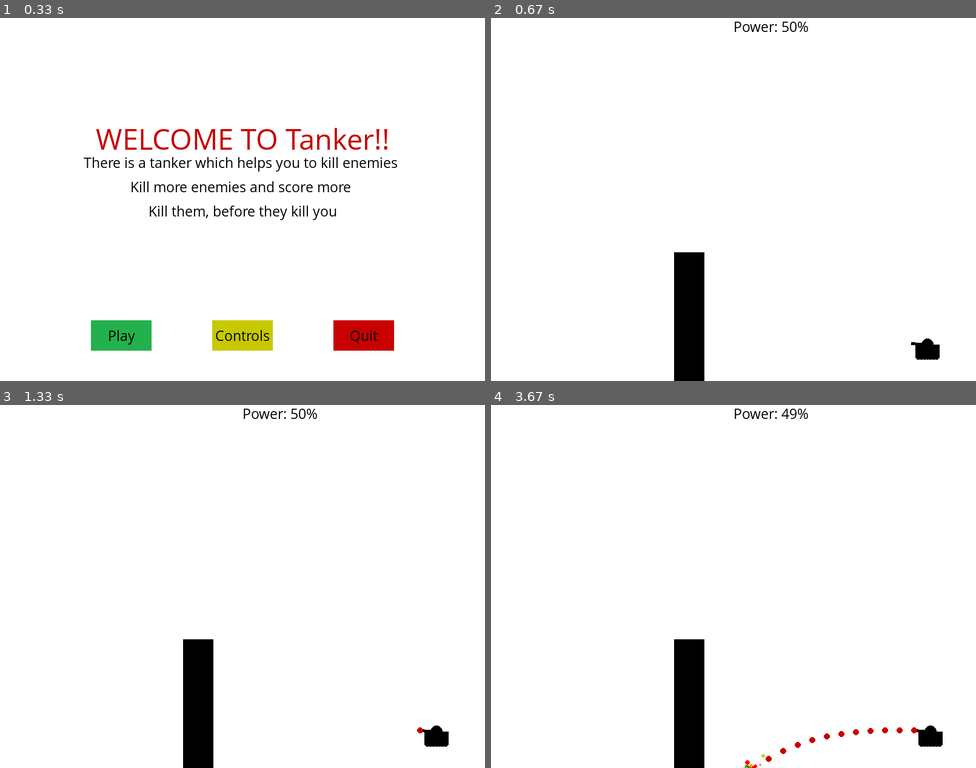
Above: before the commit, frames 1-4 (two rows, left to right).
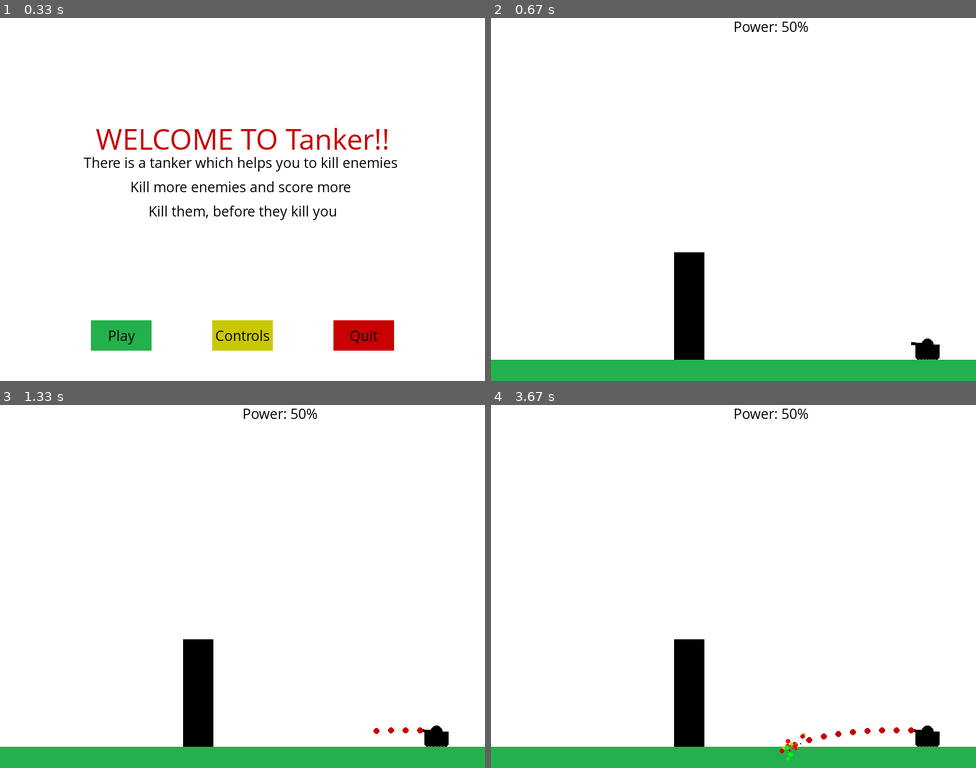
Above: after the commit, the same moments.

Repository: 009shanshukla/Tanker-Py_Game
Game: pygame game, started from init.py
The game is run twice, just before and just after one commit, with the same random seed, the same clock (stepped at 60 frames per second) and the same inputs.
Inputs:
- Up to frame 1 (0.33 s): no input
- Up to frame 2 (0.67 s): click "Play" at 0.42 s
- Up to frame 3 (1.33 s): tap Space at 0.67, 1.07 s; hold Right from 1 s (still down); hold D from 1 s (still down)
- Up to frame 4 (3.67 s): tap Space at 1.37, 1.9, 2.2, 3.3, 3.6 s; release Right at 1.47 s; release D at 1.47 s; hold Right 1.83-2.3 s; hold D 1.83-2.3 s; hold Left 3.23-3.63 s; hold A 3.23-3.63 s

Frame 1 is identical in both runs. In frame 2, 5.9% of the frame differs, in the area x 0-100%, y 94-100%; in frame 3, 5.9%; in frame 4, 6.2%, in the area x 0-100%, y 1-100%.

Commit message:
comments and everything is up except enemy

Diff:
--- a/init.py
+++ b/init.py
@@ -20,6 +20,7 @@
 ###Display Parameter
 DisplayWidth = 800
 DisplayHeight = 600
+GroundHeight = 35
 
 ### Tank Parameter
 TankWidth = 40
@@ -52,9 +53,10 @@
 
 ###defining barrier
 def barrier(BarrierX, BarrierHeight, BarrierWidth):
-
     pygame.draw.rect(GameDisplay, black, [BarrierX, DisplayHeight-BarrierHeight, BarrierWidth, BarrierHeight])
 
+
+###defing explosion when hit something
 def explosion(x, y, size = 50):
     explode = True
 
@@ -63,14 +65,20 @@
             if event.type == pygame.QUIT:
                 pygame.quit()
                 quit()
+
         StartPoint = x, y
         ColorChoices = [yellow, green, light_green, red, light_red]
         magnitude = 1
+
+        ### Blit 50 times on different types within a range randomly
         while magnitude < size:
+
             ExplodingBlitX = x + random.randrange(-1*magnitude, magnitude)
             ExplodingBlitY = y + random.randrange(-1*magnitude, magnitude)
+
             pygame.draw.circle(GameDisplay, ColorChoices[random.randrange(0,5)], (ExplodingBlitX, ExplodingBlitY),random.randrange(1,5))
             magnitude += 1
+
             pygame.display.update()
             clock.tick(100)
 
@@ -80,6 +88,8 @@
 
 ### drawing tank
 def tank(x, y, TurrepPos):
+
+    ### 1st co-ordinate of turrep point (2nd will be (x, y)(tank upper circle)) and for rotation there will be 9 co-ordinates are available
     TurrepList = [
         (x-27, y-2),
         (x-26, y-5),
@@ -91,10 +101,13 @@
         (x - 13, y - 19),
         (x - 11, y - 21)
     ]
+    ### draw upper circle of tank
     pygame.draw.circle(GameDisplay, black, (x, y), int(TankHeight/2))
+    ### draw rectangle of tank
     pygame.draw.rect(GameDisplay, black, (x-TankHeight, y, TankWidth, TankHeight))
+    ### draw turrep of tank
     pygame.draw.line(GameDisplay, black, (x, y), TurrepList[TurrepPos], TurretWidth)
-
+    ### draw 8 wheels of tank
     pygame.draw.circle(GameDisplay, black, (x-15, y+20), WheelWidth)
     pygame.draw.circle(GameDisplay, black, (x-10, y+20), WheelWidth)
     pygame.draw.circle(GameDisplay, black, (x-5, y+20), WheelWidth)
@@ -106,44 +119,52 @@
 
     return TurrepList[TurrepPos]
 
+
+
 ###firing
 def fireshell(xy, TankX, TankY, CurrentPos, GunPower, BarrierX, BarrierHeight, BarrierWidth):
     fire = True
     StartingShell = list(xy)
 
+    ### keep firing until not hit something
     while fire:
         for event in pygame.event.get():
             if event.type == pygame.QUIT:
                 pygame.quit()
                 quit()
 
+        ###drawing fire
         pygame.draw.circle(GameDisplay, red, (StartingShell[0], StartingShell[1]), 5)
 
         ### equation to find y and x moving co-ordinate of firing
         StartingShell[0] -= (12 - CurrentPos)*2
         StartingShell[1] += int((((StartingShell[0]-xy[0])*0.015/(GunPower/50))**2) -(CurrentPos + CurrentPos/(12-CurrentPos)))
 
-
-        if StartingShell[1] > DisplayHeight:
-            HitX = int((StartingShell[0]*DisplayHeight)/StartingShell[1])
-            HitY = int(DisplayHeight)
+        ### if fire hit the ground
+        if StartingShell[1] > DisplayHeight-GroundHeight:
+            HitX = int((StartingShell[0]*DisplayHeight-GroundHeight)/StartingShell[1])
+            HitY = int(DisplayHeight-GroundHeight)
             explosion(HitX, HitY)
             fire = False
 
+        ### this condition will check if fire crosses the right of barrier
         CheckX1 = StartingShell[0] <= BarrierX + BarrierWidth
+        ### this condition will check if fire is behind left of barrier          -> wall fire wall (if checkx1 and checkx2 true)
         CheckX2 = StartingShell[0] >= BarrierX
+        ### this condition will check if fire crosses the ground
         CheckY1 = StartingShell[1] >= DisplayHeight - BarrierHeight
+        ### this condition will check if fire is above of y-display
         CheckY2 = StartingShell[1] <= DisplayHeight
 
+        ### if hit the barrier
         if CheckX1 and CheckX2 and CheckY1 and CheckY2:
             explosion(StartingShell[0], StartingShell[1])
             fire = False
 
-
         pygame.display.update()
         clock.tick(100)
 
-###power score
+###draw power score above middle of the screen
 def power(level):
     text = SmallFont.render("Power: "+str(level)+"%", True, black)
     GameDisplay.blit(text, [DisplayWidth/2, 0])
@@ -154,13 +175,18 @@
     ### Game variables
     GameExit = False
     GameOver = False
-    TankX = int(DisplayWidth*0.9)
+
+    TankX = int(DisplayWidth*0.9)            #(90%right, 90% down the screen)
     TankY = int(DisplayHeight*0.9)
+
     TankMove = 0
+
     TurrepPos = 0
     CurrentTurrep = 0
+
     FirePower = 50
     ChangePower = 0
+
     BarrierWidth = 50
     BarrierX = (DisplayWidth / 2) + random.randint(-0.2 * DisplayWidth, 0.2 * DisplayWidth)
     BarrierHeight = random.randrange(DisplayHeight * 0.1, DisplayHeight * 0.6)
@@ -191,7 +217,7 @@
             if event.type == pygame.QUIT:
                 GameExit = True
 
-            ### if an arrow key is pressed
+            ### if an key is pressed
             if event.type == pygame.KEYDOWN:
                 if event.key == pygame.K_LEFT:
                     TankMove = -5
@@ -210,6 +236,8 @@
                     ChangePower = -1
                 elif event.key == pygame.K_SPACE:
                     fireshell(Gunpos, TankX, TankY, CurrentTurrep, FirePower, BarrierX, BarrierHeight, BarrierWidth)
+
+            ### if key is unpressed
             elif event.type == pygame.KEYUP:
                 if event.key == pygame.K_LEFT or event.key == pygame.K_RIGHT:
                     TankMove = 0
@@ -219,9 +247,7 @@
                     ChangePower = 0
 
 
-
         TankX += TankMove
-
         CurrentTurrep += TurrepPos
 
         ### as turreplist only has 8 rotations
@@ -235,15 +261,15 @@
             TankX += 5
 
         GameDisplay.fill(white)
+
         Gunpos = tank(TankX, TankY, CurrentTurrep)
+
         FirePower += ChangePower
         power(FirePower)
 
         barrier(BarrierX, BarrierHeight, BarrierWidth)
-
-
-
-
+        ###fill the green ground
+        GameDisplay.fill(green, rect = [0, DisplayHeight-GroundHeight, DisplayWidth, GroundHeight])
 
         ### will update the whole display screen
         pygame.display.update()
@@ -256,11 +282,6 @@
 
     ### quitting from program
     quit()
-
-
-
-
-
 
 
 
